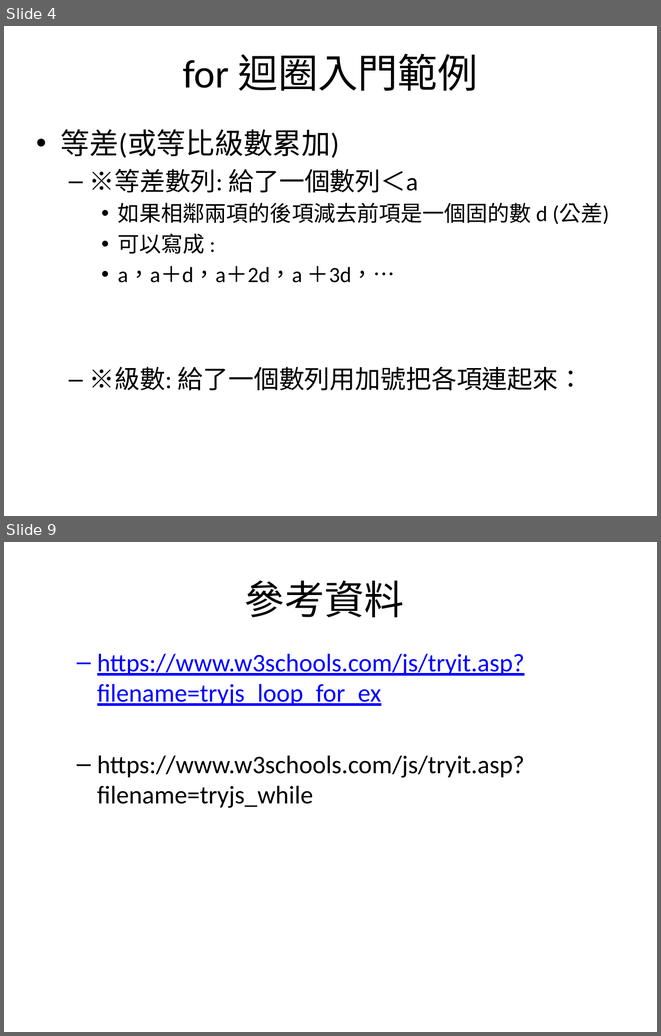
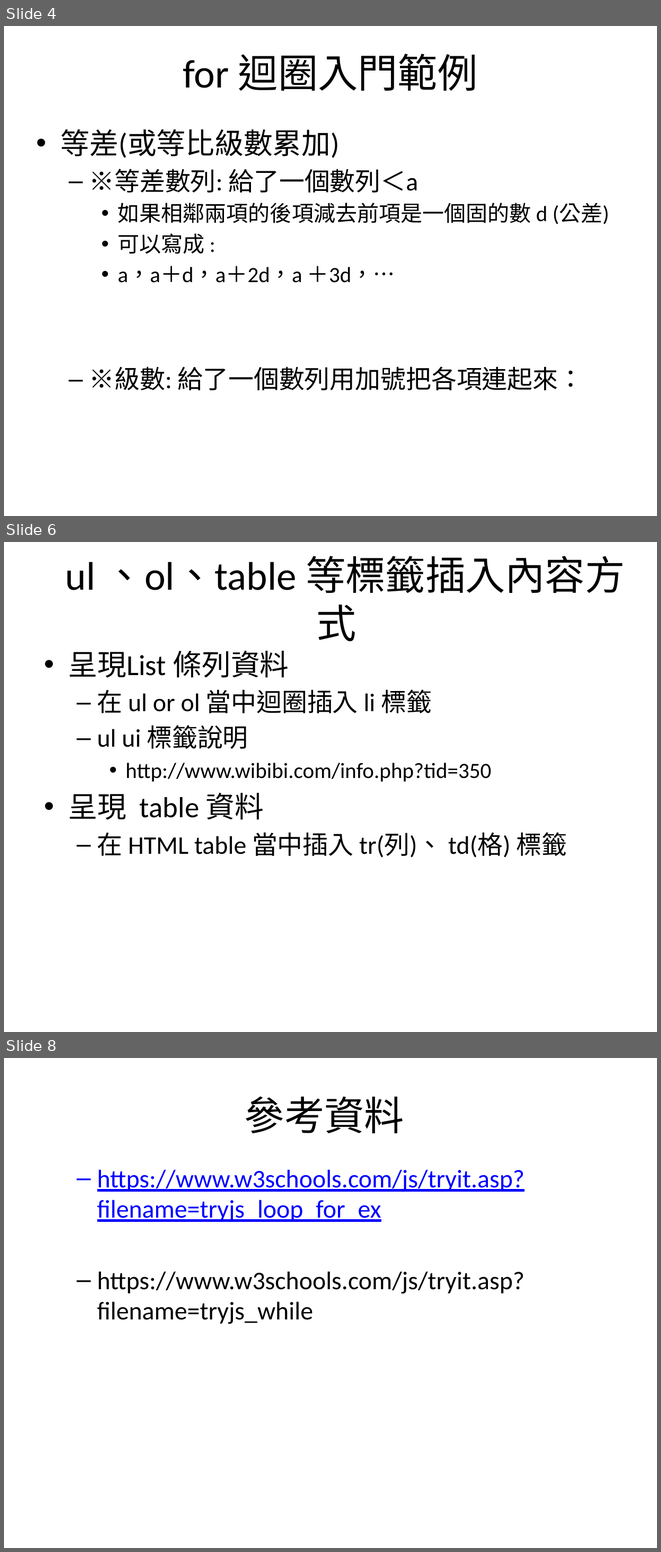
Before and after one commit to mos2718/W1, a slide deck: JS_Basic/4_JSforLoop.pptx. Shown one above the other, each under a label of ours: slides 4 and 9 before the commit, slides 4, 6 and 8 after it; the slides between them are not shown. The pictures are 661x1036 and 661x1552 pixels, drawn with LibreOffice and Linux fonts; fonts in the diff are those of the drawing. Boxes give left, top, right and bottom in pixels: in the first picture for what was removed or moved away, otherwise in the second. Text is boxed around its words. In the diff, an @@ line names an element or a change of style, - is before the commit and + after.

```diff
--- a/JS_Basic/4_JSforLoop.pptx
+++ b/JS_Basic/4_JSforLoop.pptx
@@ slide 6 added at [4, 542, 657, 1032], background #FFFFFF @@
@@ title added at [65, 556, 625, 641], 44 pt, text #000000 @@
+ul 、ol、table 等標籤插入內容方式
@@ text added at [69, 651, 567, 857], 28 pt, text #000000 @@
+• 呈現List 條列資料
+  – 在 ul or ol 當中迴圈插入 li 標籤
+  – ul ui 標籤說明
+    • http://www.wibibi.com/info.php?tid=350
+• 呈現 table 資料
+  – 在 HTML table 當中插入 tr(列)、 td(格) 標籤
@@ what was slide 9 is now slide 8 @@
```
Also in this commit, not shown: 1 slide changed, 1 other slide added, 3 slides removed, 4 other files.
